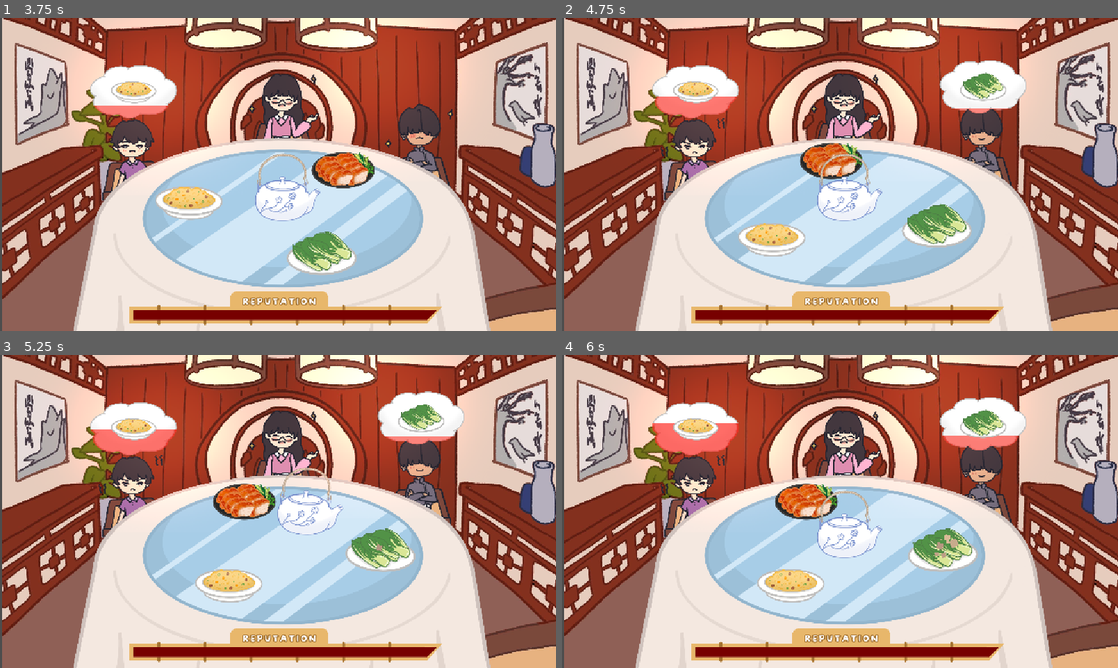
Above: before the commit, frames 1-4 (two rows, left to right).
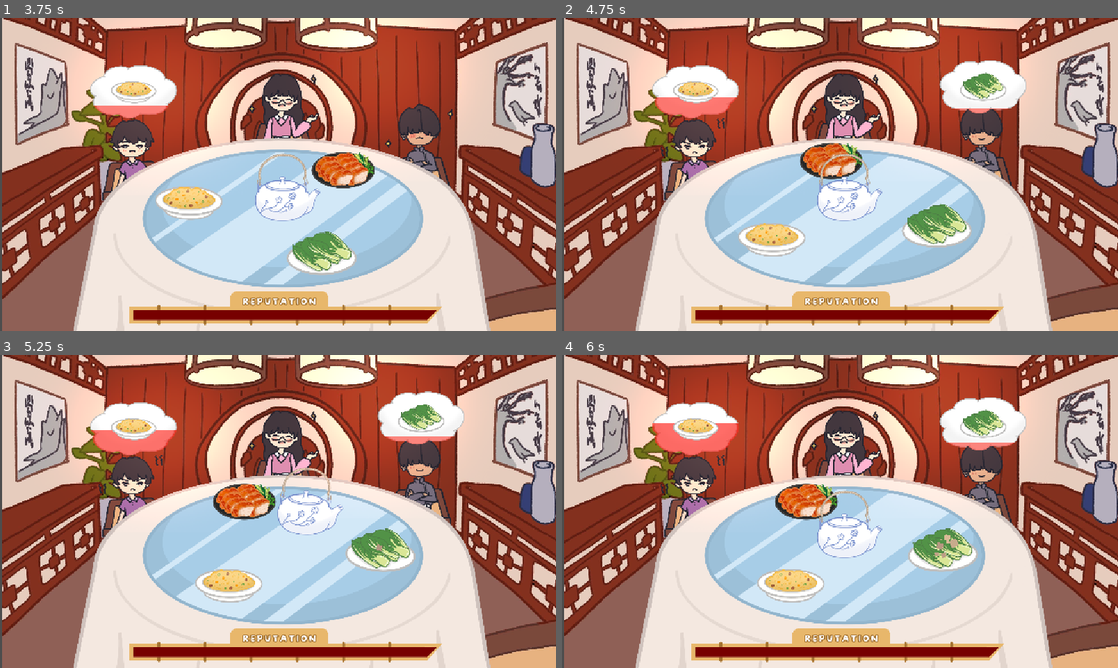
Above: after the commit, the same moments.

Repository: game-dev-besties/lupe_game
Game: Godot game, scene res://scenes/game.tscn
Same seed, same stepped clock (60 frames per second), same inputs: the game is played once before the commit and once after it. This scene is started directly instead of the project's main scene.
Inputs (mouse positions are in pixels of both pictures, inside the frame that each line leads up to):
- Up to frame 1 (3.75 s): tap Enter (ui_accept) at 0.5, 2 s; drag from (283, 196) to (233, 249) at 0.52 s; drag from (378, 208) to (233, 249) at 1.27 s; hold Right (ui_right) 2.03-2.75 s; click (233, 249) at 2.17 s; drag from (328, 165) to (189, 208) at 2.77 s; move the mouse to (444, 221) at 3.52 s; hold Left (ui_left) from 3.53 s (still down)
- Up to frame 2 (4.75 s): tap Enter (ui_accept) at 3.77 s; release Left (ui_left) at 4.25 s; drag from (673, 127) to (890, 165) at 4.27 s
- Up to frame 3 (5.25 s): move the mouse to (305, 511) at 5.02 s; hold Space (brake) from 5.03 s (still down); click (305, 511) at 5.17 s
- Up to frame 4 (6 s): release Space (brake) at 5.75 s; drag from (756, 433) to (940, 549) at 5.77 s

Frame 1 is identical in both runs. In frame 2, less than 0.1% of the frame differs, in the area x 17-32%, y 25-26%; in frame 3, less than 0.1%; in frame 4, 0.3%, in the area x 68-83%, y 25-28%.

Commit message:
fix: when eating no longer mad

Diff:
--- a/scripts/dish.gd
+++ b/scripts/dish.gd
@@ -5,6 +5,7 @@
 @onready var consumption_particles: GPUParticles2D = $consumptionparticles
 var active_wobble_tween: Tween
 var active_consume_timer: Tween
+var consuming_npc: NPC
 
 # data variables
 var item_name: String
@@ -68,6 +69,7 @@
 	# Don't start if already being consumed
 	if active_consume_timer and active_consume_timer.is_valid():
 		return false
+	consuming_npc = consumer
 	consumption_particles.emitting = true
 	active_wobble_tween = create_tween().set_loops()
 	active_wobble_tween.tween_property(self, "rotation_degrees", 5, 0.1)
@@ -79,10 +81,15 @@
 	return true
 
 func _on_consumption_finished(consumer: NPC):
+	consuming_npc = null
 	consumer.eat()
 	self.consume()
 
 func cancel_consumption():
+	if consuming_npc:
+		consuming_npc.cancel_eating()
+		consuming_npc = null
+
 	if active_wobble_tween:
 		active_wobble_tween.kill()
 		active_wobble_tween = null
--- a/scripts/npc.gd
+++ b/scripts/npc.gd
@@ -38,6 +38,7 @@
 var modifiers = []
 var modifier_anger_active: bool = false
 var modifier_anger_timer: float = 0.0
+var is_eating: bool = false
 
 @export var serving_distance_threshold_radians: float = 30.0 * (PI / 180.0)
 
@@ -135,8 +136,8 @@
 				update_food_item_display()
 			check_hungry_timer = TIME_BETWEEN_HUNGRY_CHECKS_SECONDS
 	else:
-		# Diminish satiation over time
-		if satiation > 0:
+		# Diminish satiation over time (only if not currently eating)
+		if satiation > 0 and not is_eating:
 			satiation -= hunger_diminish_rate * delta
 			if satiation <= MAX_SATIATION * 2 / 3:
 				current_state = "unhappy"
@@ -171,6 +172,7 @@
 	(tinted_thought_bubble as BubbleFill).set_fill((MAX_SATIATION - satiation) / MAX_SATIATION)
 
 func start_eating():
+	is_eating = true
 	pop.play()
 	if shake_tween:
 		shake_tween.kill()
@@ -189,6 +191,7 @@
 	shake_tween.tween_property(self, "position", spawn_position, 0.1)
 
 func eat():
+	is_eating = false
 	current_state = "happy"
 	satiation = MAX_SATIATION
 	position = spawn_position
@@ -197,6 +200,9 @@
 	desired_item_name = ""
 	update_emotion()
 	update_food_item_display()
+
+func cancel_eating():
+	is_eating = false
 
 func update_emotion():
 	if current_state == "happy":
